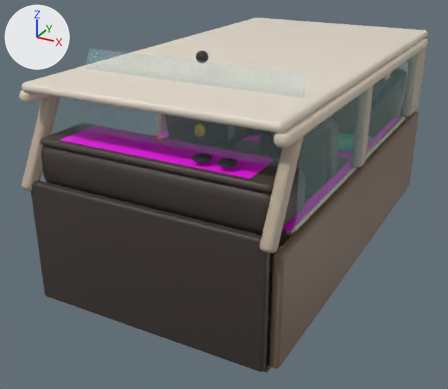
The FBX model unity/allo_explore/Assets/Models/Cabin.fbx: old version first, new version second.
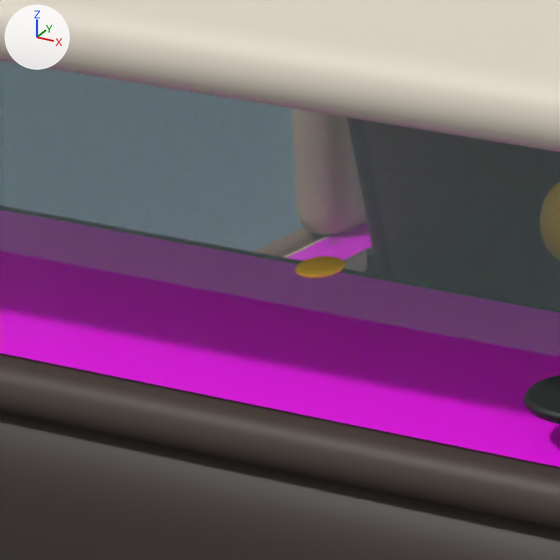
Each version appears first whole from a 50 mm lens placed at (1.76, -4.28, 2.07), pointed at (-0.16, -0.79, 0.32), and next in a close-up on the part from 25% to 44% of the width and 25% to 47% of the height. The axes (+X, +Y, +Z) are drawn at upper left. The lights are the same throughout. The older version's two pictures come first. Where no turn or scale is listed for an object, it has been applied to the vertices.

Names of what the first close-up shows: 'DashLogo', 'DashTop', 'Dashboard', 'Gauge0', 'Glass_Front', 'Headliner', 'Walk_Dashboard'.
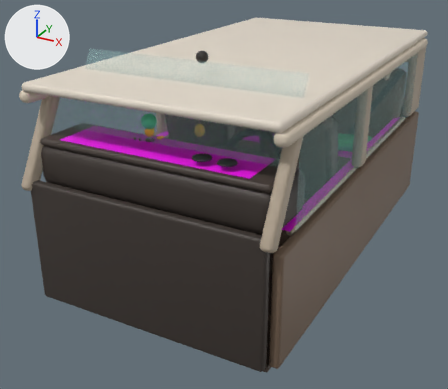
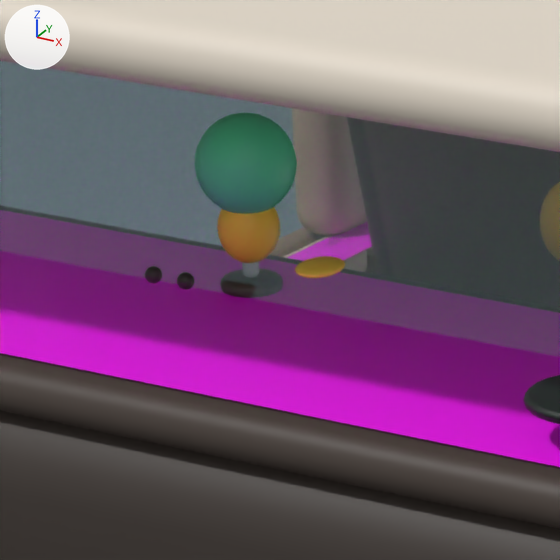
What differs and where, as boxes (x1, y1, x2, y2) in the close-ups (560 x 560 px):
'BobbleHead', added (green)
    after: (194, 113, 297, 214)
'BobbleBody', added
    after: (217, 207, 278, 263)
'Bobble', added
    after: (221, 280, 256, 298)
'BobbleEye1', added
    after: (177, 272, 194, 290)
'BobbleEye0', added
    after: (145, 266, 162, 283)

What changed in the scene script:
```text
Add me_bobbleeye0:
    me_bobbleeye0.from_pydata(...)  # a UV sphere (32 segments, 16 rings, poles along y) spanning x -0.007..0.007, y -0.007..0.007, z -0.007..0.007
    me_bobbleeye0.materials.append(mat_m_2b2622_100)  # black #2b2622
Add me_bobblehead:
    me_bobblehead.from_pydata(...)  # a UV sphere (32 segments, 16 rings, poles along z) spanning x -0.042..0.042, y -0.042..0.042, z -0.042..0.042
    me_bobblehead.materials.append(mat_m_58d8a0_100)  # green #58d8a0
Add me_bobblebody:
    me_bobblebody.from_pydata(...)  # a UV sphere (32 segments, 16 rings, poles along z) spanning x -0.026..0.026, y -0.026..0.026, z -0.0299..0.0299
    me_bobblebody.materials.append(mat_m_fccc44_100)  # yellow #fccc44
Add me_bobble_001:
    me_bobble_001.from_pydata(...)  # 256 vertices, 226 faces; spans x -0.026..0.026, y -0.026..0.026, z -0.006..0.006
    me_bobble_001.materials.append(mat_m_4a403a_100)  # brown #4a403a
Add ob_bobbleeye0:
    ob_bobbleeye0 = bpy.data.objects.new('BobbleEye0', me_bobbleeye0)
    ob_bobbleeye0.location = (-0.156, -1.772, 1.024)
Add ob_bobbleeye1:
    ob_bobbleeye1 = bpy.data.objects.new('BobbleEye1', me_bobbleeye0.copy())
    ob_bobbleeye1.location = (-0.124, -1.772, 1.024)
Add ob_bobblehead:
    ob_bobblehead = bpy.data.objects.new('BobbleHead', me_bobblehead)
    ob_bobblehead.location = (-0.14, -1.66, 1.09)
Add ob_bobblebody:
    ob_bobblebody = bpy.data.objects.new('BobbleBody', me_bobblebody)
    ob_bobblebody.location = (-0.14, -1.66, 1.035)
Add ob_bobble:
    ob_bobble = bpy.data.objects.new('Bobble', me_bobble_001)
    ob_bobble.location = (-0.14, -1.66, 0.986)
```
